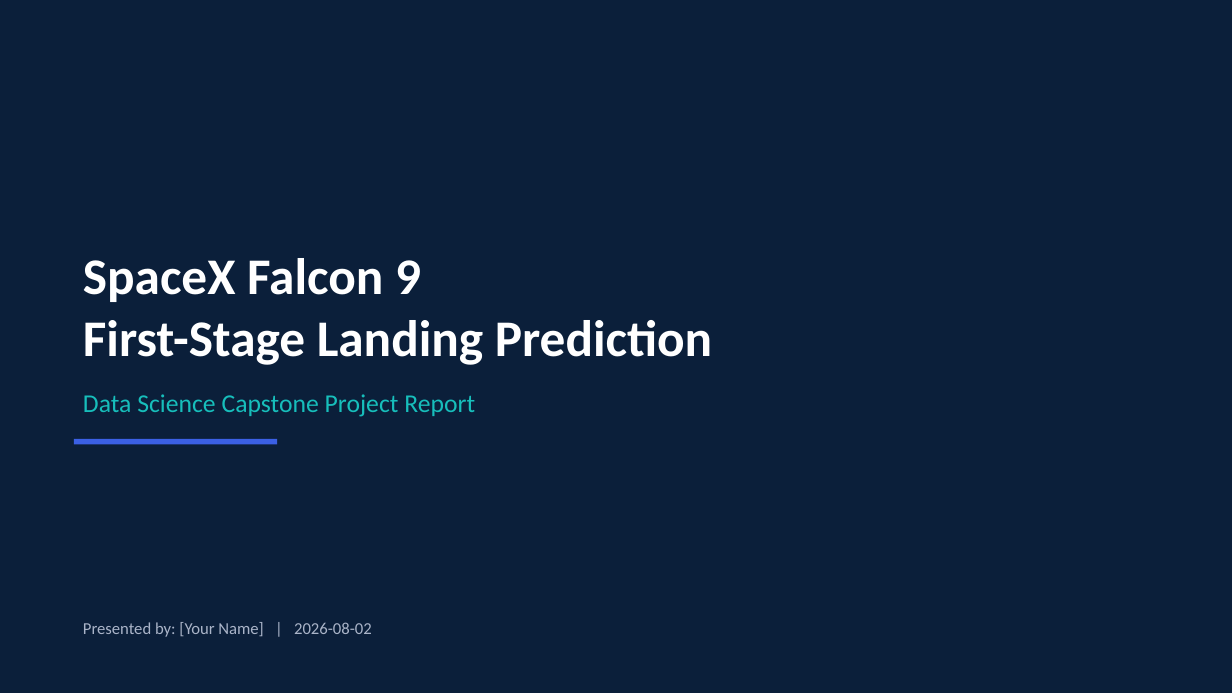
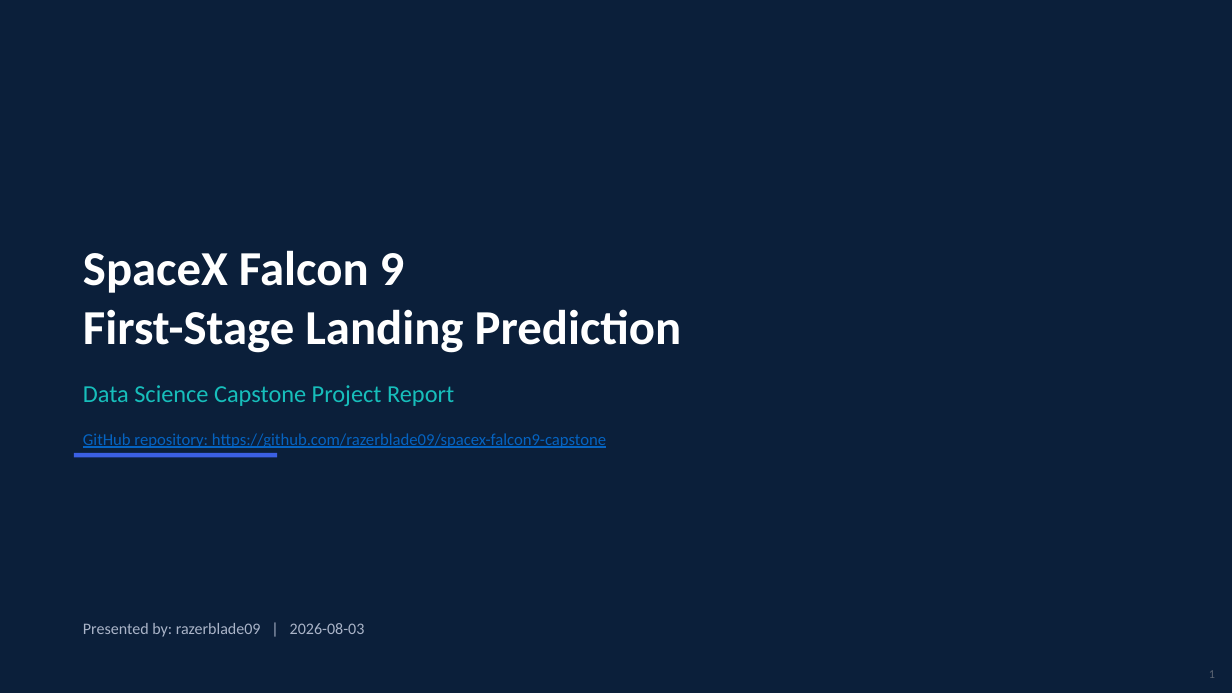
Before and after one commit to razerblade09/spacex-falcon9-capstone, a slide deck: slide 1 of Data_Science_Capstone_Presentation.pptx. Drawn at 1232x693 pixels with LibreOffice and Linux fonts; fonts in the diff are those of the drawing. Boxes give left, top, right and bottom in pixels: in the first picture for what was removed or moved away, otherwise in the second. Text is boxed around its words. In the diff, an @@ line names an element or a change of style, - is before the commit and + after.

```diff
--- a/Data_Science_Capstone_Presentation.pptx
+++ b/Data_Science_Capstone_Presentation.pptx
@@ text "SpaceX Falcon 9": place and size @@
-text "SpaceX Falcon 9" at (83, 258, 712, 365)
+text "SpaceX Falcon 9" at (83, 250, 682, 353)
@@ text "SpaceX Falcon 9" at (83, 250, 682, 353): size 40 to 38 pt @@
@@ text "Data Science Capstone Project Report": place and size @@
-text "Data Science Capstone Project Report" at (83, 394, 475, 417)
+text "Data Science Capstone Project Report" at (83, 385, 454, 406)
@@ text "Data Science Capstone Project Report" at (83, 385, 454, 406): size 20 to 19 pt @@
@@ text added at (83, 433, 606, 448), 13 pt, text #0563C1, underline @@
+GitHub repository: https://github.com/razerblade09/spacex-falcon9-capstone
@@ rectangle: place and size @@
-rectangle at (74, 439, 277, 445)
+rectangle at (74, 453, 277, 457)
@@ text at (83, 623, 365, 637): text changed; size 13 to 12.5 pt @@
-Presented by: [Your Name] | 2026-08-02
+Presented by: razerblade09 | 2026-08-03
@@ text added at (1209, 670, 1215, 678), 9.5 pt, text #5B6472 @@
+1
```
Also in this commit, not shown: 11 other slides changed, 7 slides removed, 1 other file.
